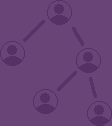
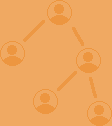
Before/after of a 112px x 126px layered artwork. What changed in the layer stack:
hid group "purple" (2 layers) over [0, 0, 112, 126]
added group "yellow" with 2 layers over [0, 0, 112, 126]
added layer "peers #4" in group "yellow" over [0, 0, 112, 126]
added layer "background #4" (82%) in group "yellow" over [0, 0, 112, 126]
